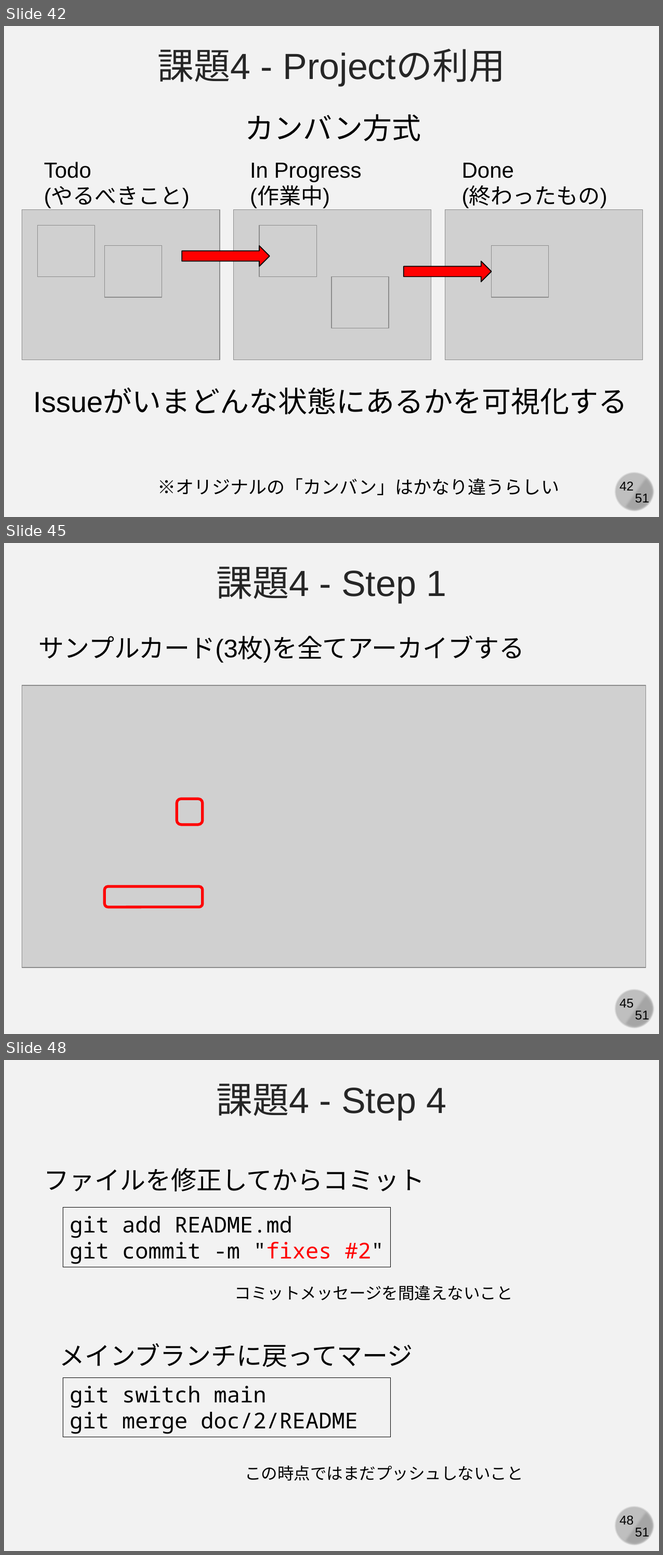
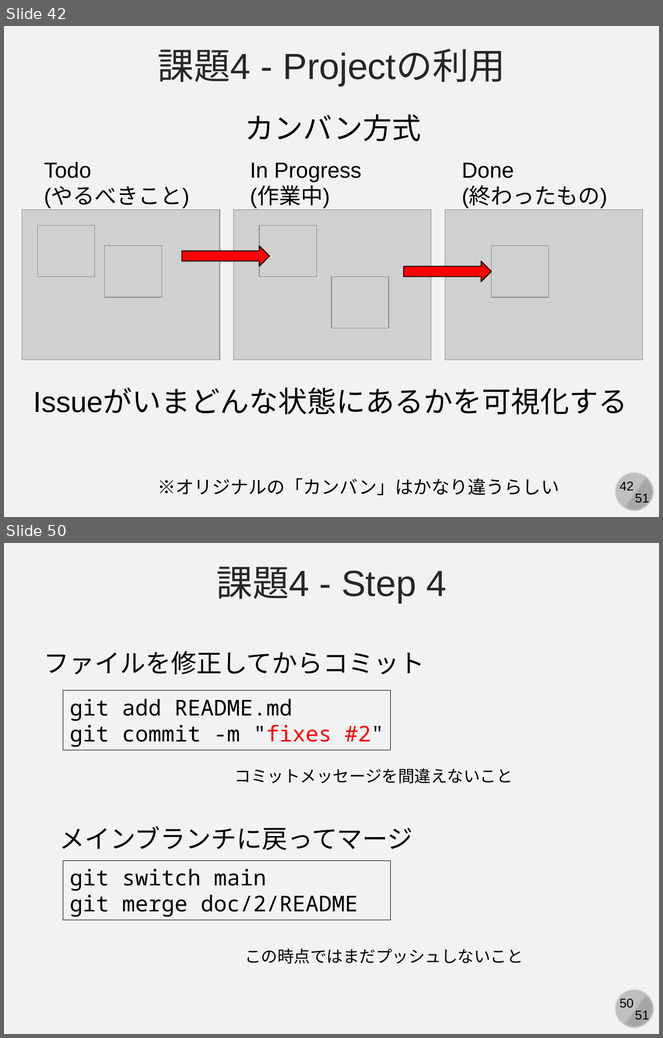
Before and after one commit to kaityo256/github, a slide deck: practice_github_basic/fig/slide.pptx. Shown one above the other, each under a label of ours: slides 42, 45 and 48 before the commit, slides 42 and 50 after it; the slides between them are not shown. The pictures are 663x1555 and 663x1038 pixels, drawn with LibreOffice and Linux fonts; fonts in the diff are those of the drawing; grey boxes stand for pictures. Boxes give left, top, right and bottom in pixels: in the first picture for what was removed or moved away, otherwise in the second. Text is boxed around its words. In the diff, an @@ line names an element or a change of style, - is before the commit and + after.

```diff
--- a/practice_github_basic/fig/slide.pptx
+++ b/practice_github_basic/fig/slide.pptx
@@ slide 45 removed at [4, 543, 659, 1034], background #F2F2F2; not listed: 4 template elements that a slide beside it also shows @@
@@ text removed at [216, 566, 447, 603] @@
-課題4 - Step 1
@@ text removed at [39, 636, 525, 663] @@
-サンプルカード(3枚)を全てアーカイブする
@@ picture removed at [22, 686, 646, 968] @@
@@ rounded rectangle removed at [177, 799, 203, 825] @@
@@ rounded rectangle removed at [105, 887, 203, 908] @@
@@ what was slide 48 is now slide 50 @@
@@ page number at [620, 999, 634, 1008]: text changed @@
-48
+50
```
Also in this commit, not shown: 11 slides changed, 4 slides added, 1 other slide removed, 1 other file.
